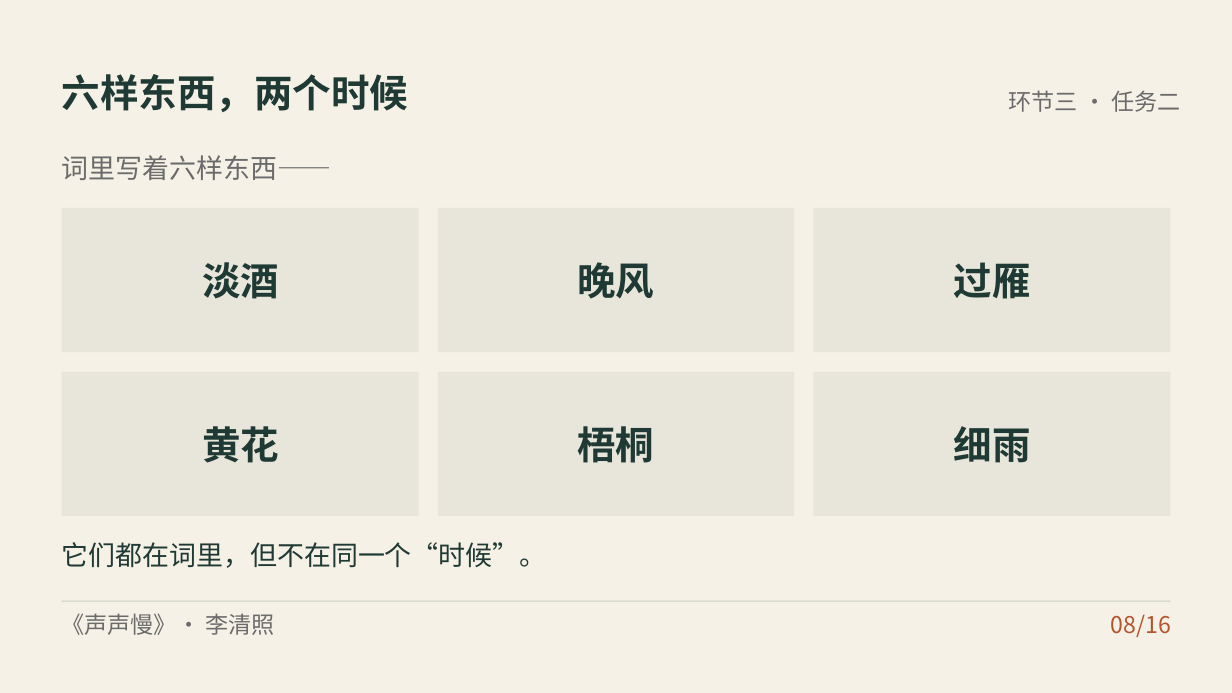
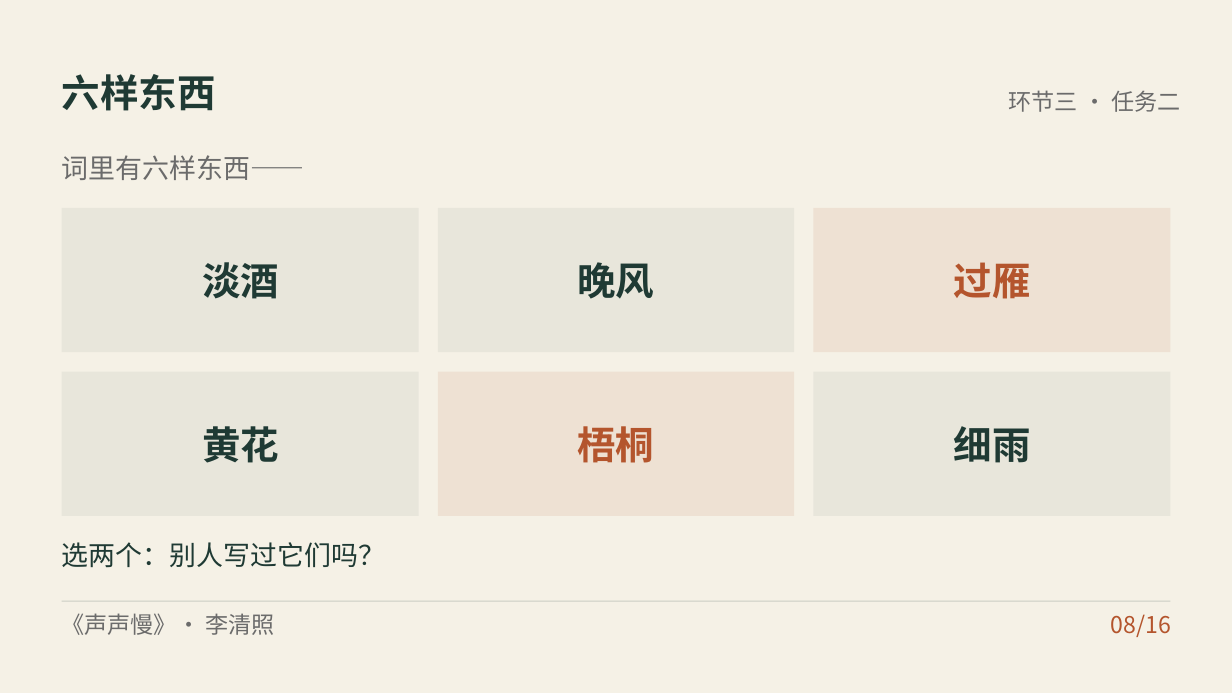
Before and after one commit to zhshy/gaozhong-yuwen-design-orchestrator, a slide deck: slide 8 of examples/声声慢/课件/声声慢.pptx. Drawn at 1232x693 pixels with LibreOffice and Linux fonts; fonts in the diff are those of the drawing. Boxes give left, top, right and bottom in pixels: in the first picture for what was removed or moved away, otherwise in the second. Text is boxed around its words. In the diff, an @@ line names an element or a change of style, - is before the commit and + after.

Commit message:
refactor: 《声声慢》示例按新鉴赏角度整篇重做（2.4.1）
验证 2.4.0 那套角度能不能真的跑出不一样的东西。骨架（十二节、
Σ=45、检测含量规+修订+再验证、红线项）一字未动，换的是角度。

叠字：上一版分"动作/状态"两堆 → 按傅庚生七级分层次，追问"冷冷"
挪到"清清"下面坏掉的是什么（角度二+四）。
意象：上一版分"旧时/如今"两栏 → 找前人的出处（语码）：雁（雁足
传书·归雁洛阳边）、梧桐（寂寞梧桐深院·梧桐树三更雨），再比这一
首怎么转向"如今"（角度五）。
末句：上一版只设计朗读处理 → 加两条反面评价：许昂霄"此词颇带
伧气"、陈廷焯"此不过奇笔耳，并非高调"，要求举词句表态（角度八
+六）。量规优秀档要替对方说出理由。

困难机制：概念混淆 → **缺比较维度**（说得出"好"，说不出"比什么
好、深在哪"）。
诊断任务：三个词写形容词 → **"这十四个字好在哪"**，把学生的皮
相答案原样抄黑板，与叶/傅/陈三家的批评正对；推翻条件写在教案。
再验证：「憔悴损」的主语 → **「守着窗儿，独自怎生得黑」的动词
"得"**（叶嘉莹所讲，"得"=能够）。
卡口：附一由四卡口增至四卡口 + **技法层卡口**。

四份全换：母本 3928／教案 2547／学案 1278／说课稿 2975 汉字
（仍在 2700-3300 区间）。
教学设计 Word 重出：HTML 门禁 100 分（修一处"二级标题后缺导
语"），转换预检通过。
课件 16 页全部重做（页序随三个新任务重排），抽查第 2/6/9/14 页
布局检查通过；页数、页码、顺序核对无重复。STORY.md 与 DESIGN.md
同步重写。根 README 示例节同步改写。

```diff
--- a/examples/声声慢/课件/声声慢.pptx
+++ b/examples/声声慢/课件/声声慢.pptx
@@ text at [62,74,216,111]: text changed @@
-六样东西，两个时候
+六样东西
@@ text at [62,155,305,180]: text changed @@
-词里写着六样东西——
+词里有六样东西——
@@ rectangle at [813,208,1170,352]: fill #1F3A34 at 6% opacity to #B4552D at 10% opacity @@
@@ text "过雁" at [954,262,1031,299]: text colour #1F3A34 to #B4552D @@
@@ rectangle at [438,372,794,516]: fill #1F3A34 at 6% opacity to #B4552D at 10% opacity @@
@@ text "梧桐" at [577,426,654,463]: text colour #1F3A34 to #B4552D @@
@@ text at [62,542,385,567]: text changed @@
-它们都在词里，但不在同一个“时候”。
+选两个：别人写过它们吗？
```
Also in this commit, not shown: 12 other slides changed, 2 slides added, 2 slides removed, 26 other files.
